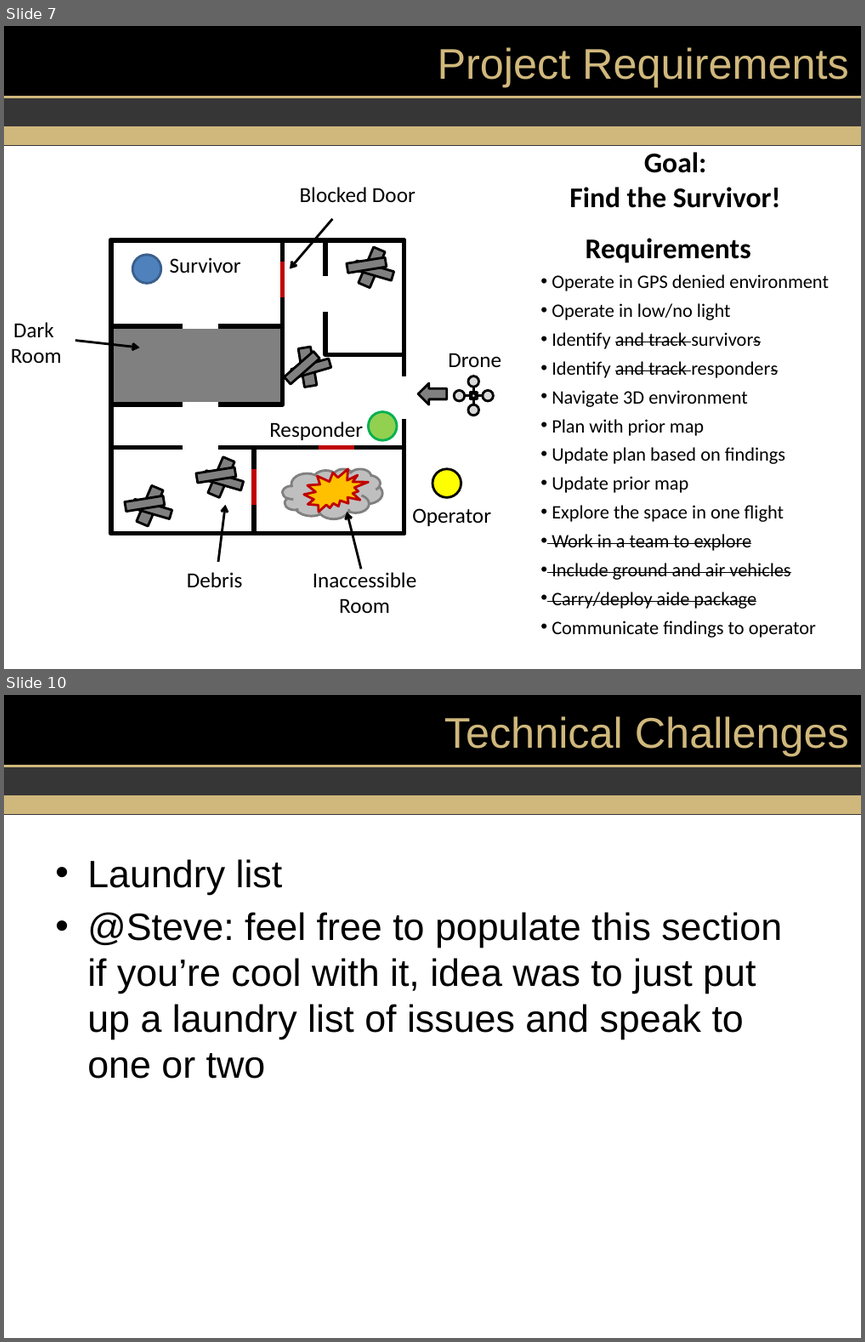
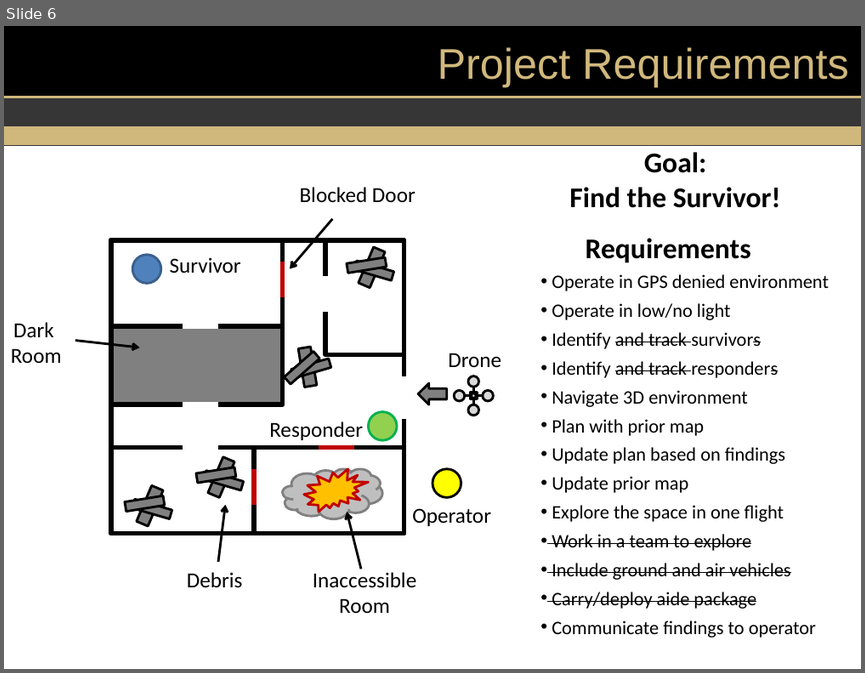
Before and after one commit to dtbinh/FlyNet, a slide deck: Presentations/GP_6_min.pptx. Shown one above the other, each under a label of ours: slides 7 and 10 before the commit, slide 6 after it; the slides between them are not shown. The pictures are 865x1342 and 865x673 pixels, drawn with LibreOffice and Linux fonts; fonts in the diff are those of the drawing; background and template pictures are left out. Boxes give left, top, right and bottom in pixels: in the first picture for what was removed or moved away, otherwise in the second. Text is boxed around its words. In the diff, an @@ line names an element or a change of style, - is before the commit and + after.

```diff
--- a/Presentations/GP_6_min.pptx
+++ b/Presentations/GP_6_min.pptx
@@ slide 10 removed at box(4, 695, 861, 1338), background #FFFFFF; not listed: 5 template elements that a slide beside it also shows @@
@@ title removed at box(444, 716, 849, 756) @@
-Technical Challenges
@@ text removed at box(87, 859, 782, 1078) @@
-• Laundry list
-• @Steve: feel free to populate this section if you’re cool with it, idea was to just put up a laundry list of issues and speak to one or two
@@ what was slide 7 is now slide 6 @@
```
Also in this commit, not shown: 1 slide changed, 8 slides added, 2 other slides removed, 1 other file.
